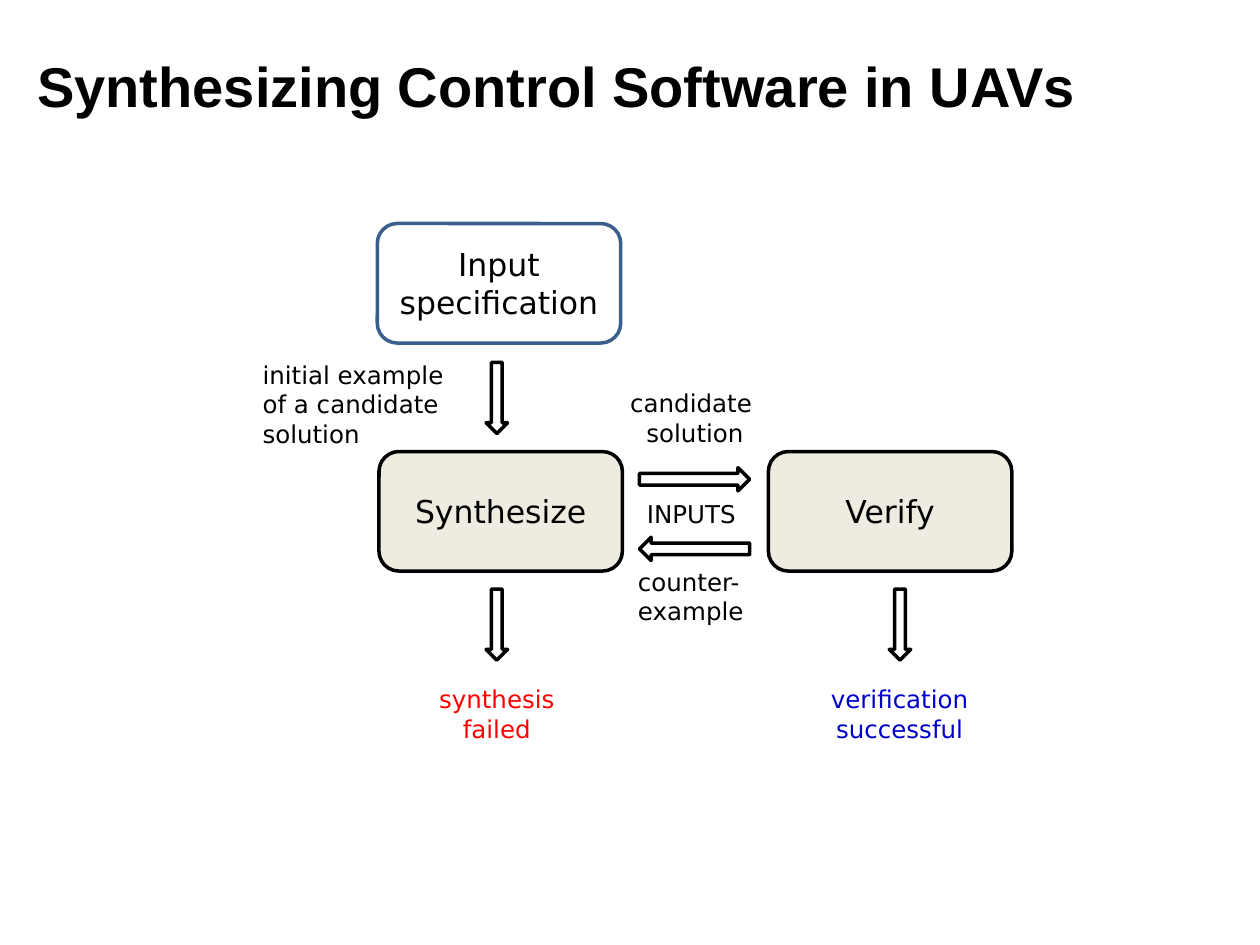
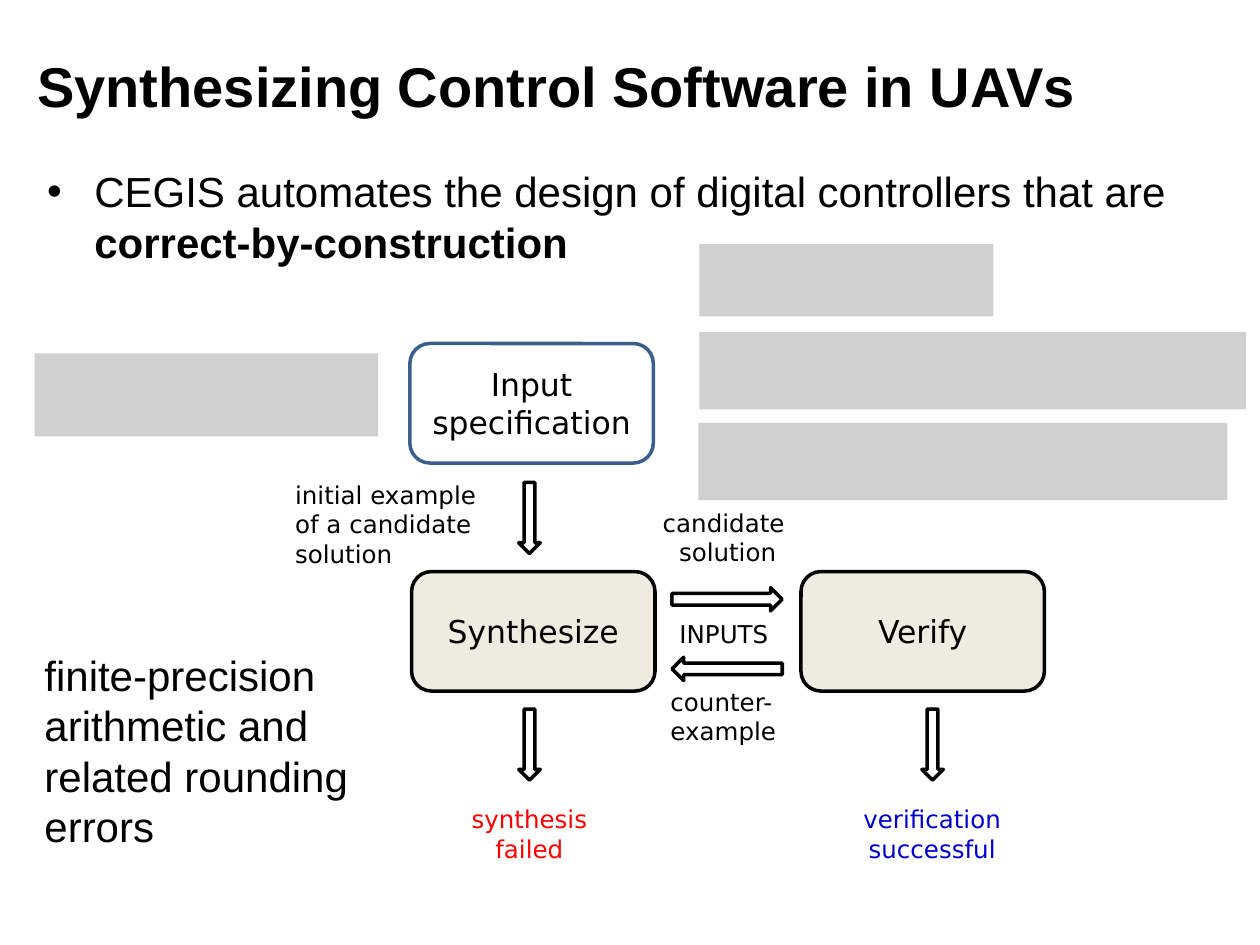
Before and after one commit to polgreen/control2, a slide deck: slide 3 of slides/project_taster_session.pptx. Drawn at 1260x945 pixels with LibreOffice and Linux fonts; fonts in the diff are those of the drawing; grey boxes stand for pictures. Boxes give left, top, right and bottom in pixels: in the first picture for what was removed or moved away, otherwise in the second. Text is boxed around its words. In the diff, an @@ line names an element or a change of style, - is before the commit and + after.

Commit message:
updated slides

```diff
--- a/slides/project_taster_session.pptx
+++ b/slides/project_taster_session.pptx
@@ text added at (94,176,1166,266), 24 pt, text #000000 @@
+• CEGIS automates the design of digital controllers that are correct-by-construction
@@ picture added at (699,244,993,316) @@
@@ picture added at (35,354,379,437) @@
@@ picture added at (699,333,1246,410) @@
@@ picture added at (698,423,1227,500) @@
@@ 4 texts, 2 rounded rectangles, 2 right arrows, 2 down arrows: place and size @@
-4 texts, 2 rounded rectangles, 2 right arrows, 2 down arrows at (377,223,968,739)
+4 texts, 2 rounded rectangles, 2 right arrows, 2 down arrows at (410,344,1000,859)
@@ text added at (44,660,347,843), 24 pt, text #000000 @@
+finite-precision arithmetic and related rounding errors
@@ 2 texts, 1 rounded rectangle, 1 down arrow: place and size @@
-2 texts, 1 rounded rectangle, 1 down arrow at (263,365,1012,660)
+2 texts, 1 rounded rectangle, 1 down arrow at (295,485,1045,780)
```
